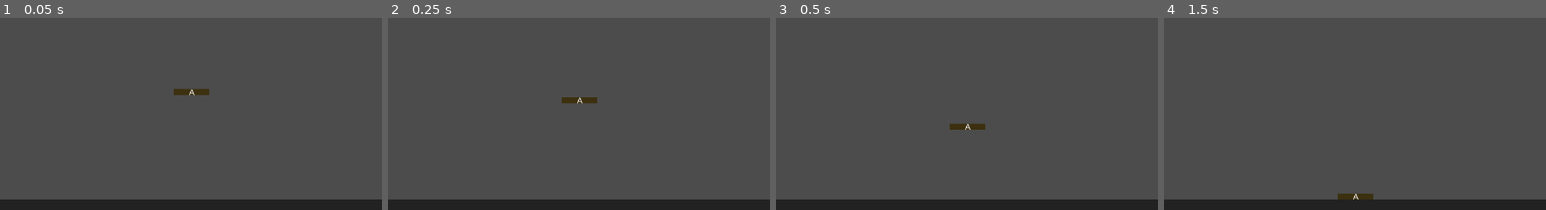
Above: before the commit, frames 1-4 (left to right).
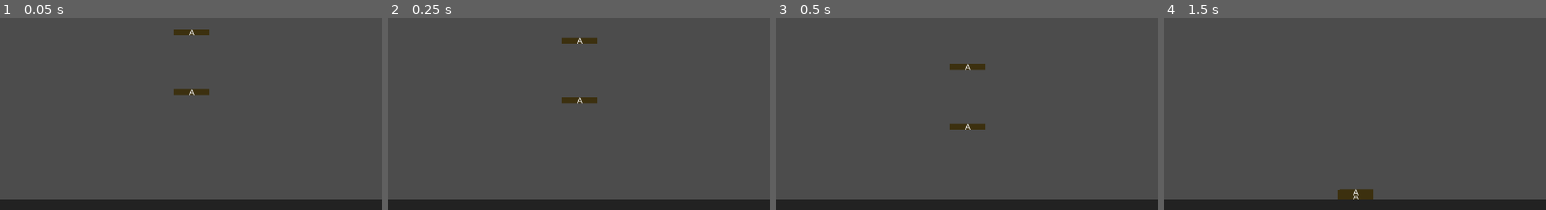
Above: after the commit, the same moments.

Repository: Indivicivet/AoC2022
Game: Godot game, scene res://day05.tscn
Two runs of this game, one before a commit and one after it. Both use one fixed random seed, a clock stepped at 60 frames per second and the inputs below.
Inputs:
- Up to frame 1 (0.05 s): no input
- Up to frame 2 (0.25 s): no input
- Up to frame 3 (0.5 s): no input
- Up to frame 4 (1.5 s): hold Right (ui_right) 0.53-1.28 s; hold Left (ui_left) from 1.28 s (still down)
The pictures show only the part of the screen within x 14-64%, y 48-98%; the shares and areas given below are measured in that part.

The runs differ from the first frame. In frame 1, 0.3% of the frame differs, in the area x 45-55%, y 5-9%; in frame 2, 0.3%; in frame 3, 0.3%, in the area x 45-55%, y 23-28%; in frame 4, 0.2%.

Commit message:
add second box node

Diff:
--- a/day05/day05.tscn
+++ b/day05/day05.tscn
@@ -49,6 +49,23 @@
 margin_bottom = 34.0
 text = "A"
 
+[node name="Box2" type="RigidBody2D" parent="."]
+position = Vector2( 500, 400 )
+
+[node name="CollisionShape2D" type="CollisionShape2D" parent="Box2"]
+shape = SubResource( 2 )
+
+[node name="Polygon2D" type="Polygon2D" parent="Box2"]
+color = Color( 0.239216, 0.192157, 0.0627451, 1 )
+polygon = PoolVector2Array( -30, -5, 30, -5, 30, 5, -30, 5 )
+
+[node name="RichTextLabel" type="RichTextLabel" parent="Box2"]
+margin_left = -4.0
+margin_top = -6.0
+margin_right = 36.0
+margin_bottom = 34.0
+text = "A"
+
 [node name="Magnet" type="KinematicBody2D" parent="."]
 position = Vector2( 338, 98 )
 script = ExtResource( 1 )
